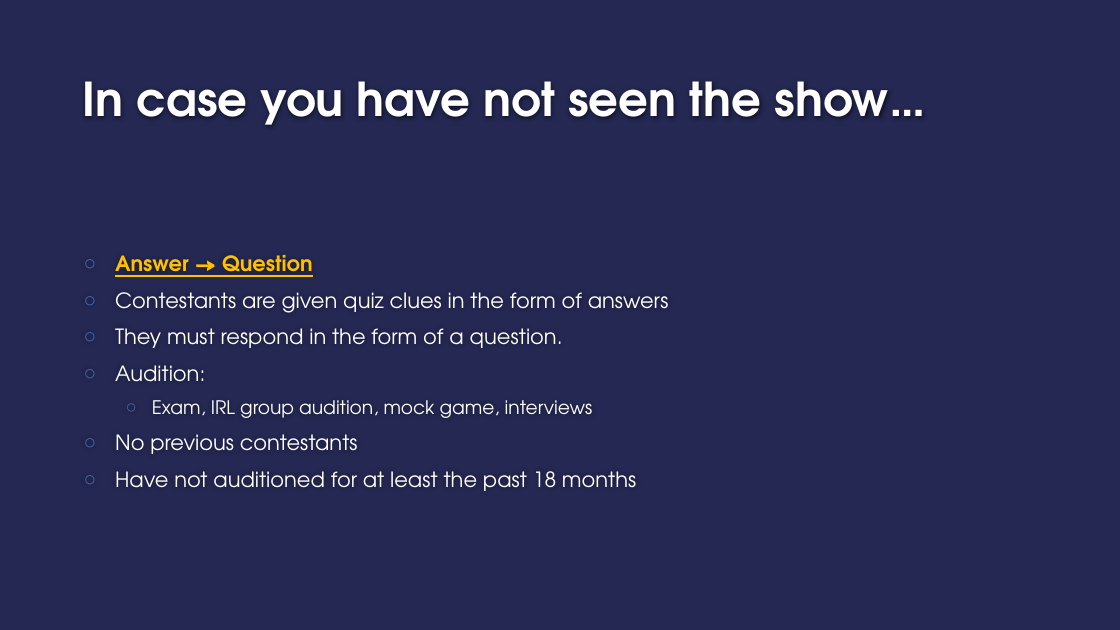
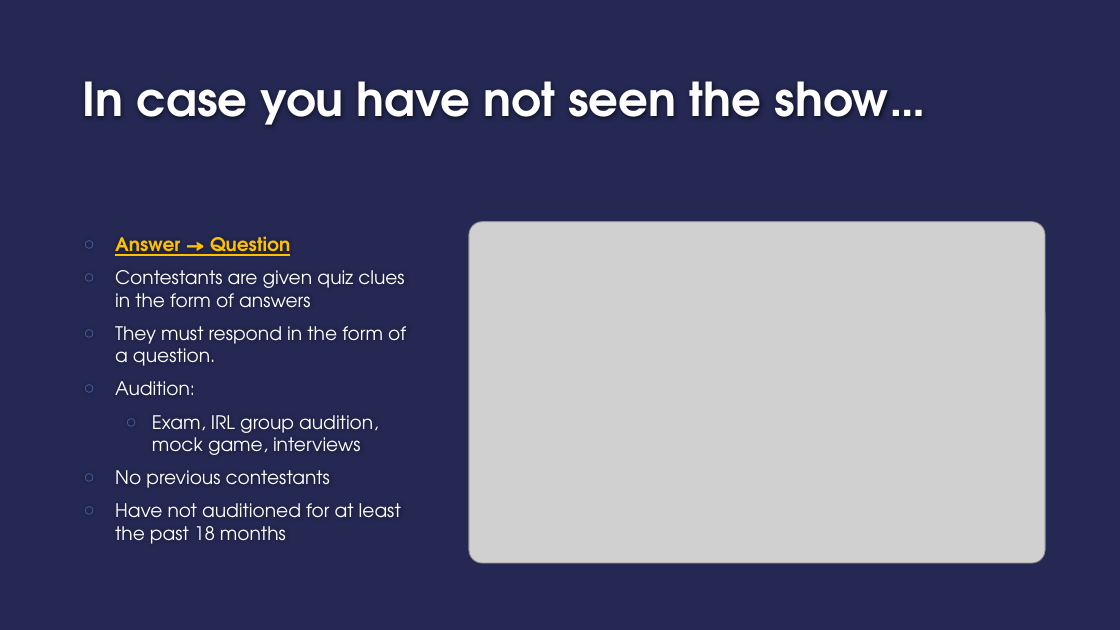
Before and after one commit to geeselouise/jeopardy, a slide deck: slide 2 of Jeopardy_Questions.pptx (slide 3 before the commit). Drawn at 1120x630 pixels with LibreOffice and Linux fonts; fonts in the diff are those of the drawing; grey boxes stand for pictures; background and template pictures are left out. Boxes give left, top, right and bottom in pixels: in the first picture for what was removed or moved away, otherwise in the second. Text is boxed around its words. In the diff, an @@ line names an element or a change of style, - is before the commit and + after.

```diff
--- a/Jeopardy_Questions.pptx
+++ b/Jeopardy_Questions.pptx
@@ text "Answer → Question": place and size @@
-text "Answer → Question" at [115, 255, 669, 491]
+text "Answer → Question" at [115, 236, 406, 544]
@@ text at [115, 236, 406, 544]: size 18 to 16 pt in "Answer → Question", "Contestants are given quiz clues in the ...", "They must respond in the form of ...", "Audition:" and 2 more places @@
@@ picture added at [469, 222, 1045, 563] @@
```
Also in this commit, not shown: 1 other slide changed, 9 slides added, 1 slide removed, 3 other files.
